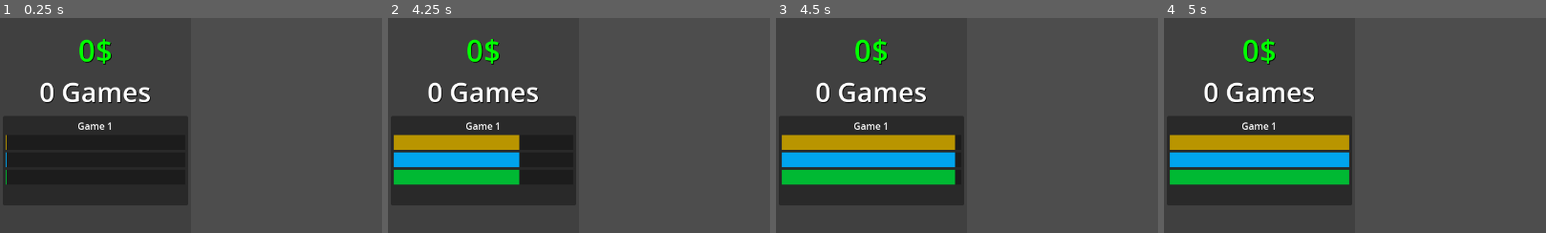
Above: before the commit, frames 1-4 (left to right).
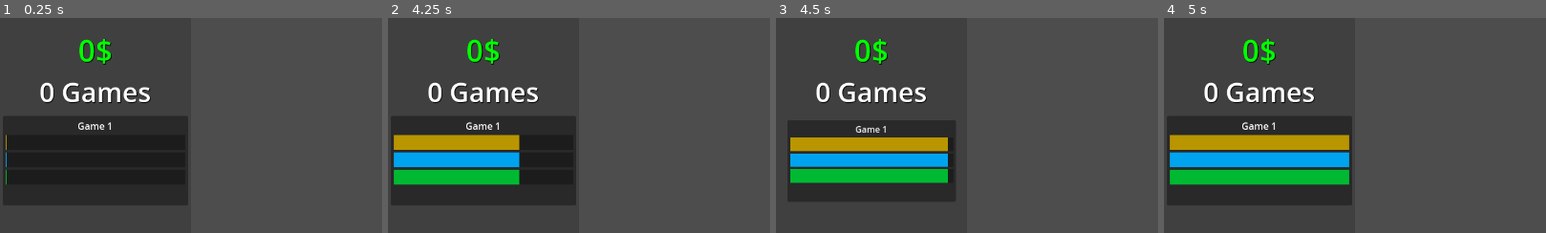
Above: after the commit, the same moments.

Repository: lolo111channel/GameDevClicker
Game: Godot game, scene res://Levels/level.tscn
Two runs of this game, one before a commit and one after it. Both use one fixed random seed, a clock stepped at 60 frames per second and the inputs below.
Inputs (mouse positions are % of the whole screen's width and height, from its top left):
- Up to frame 1 (0.25 s): no input
- Up to frame 2 (4.25 s): tap Enter at 0.5, 2, 3.5 s; move the mouse to (72, 45) at 0.52 s; tap Space (test) at 0.6, 1.25, 1.35, 2.1, 2.75, 2.85, 3.6 s; click (72, 45) at 0.67 s; move the mouse to (30, 55) at 1.27 s; click (30, 55) at 1.42 s; move the mouse to (60, 28) at 2.02 s; click (60, 28) at 2.17 s; move the mouse to (45, 70) at 2.77 s; click (45, 70) at 2.92 s; move the mouse to (80, 65) at 3.52 s; click (80, 65) at 3.67 s
- Up to frame 3 (4.5 s): tap Space (test) at 4.25, 4.35 s; move the mouse to (20, 35) at 4.27 s; click (20, 35) at 4.42 s
- Up to frame 4 (5 s): no input
The pictures show only the part of the screen within x 0-50%, y 0-50%; the shares and areas given below are measured in that part.

Frames 1-2 are identical in both runs. In frame 3, 3.7% of the frame differs, in the area x 1-49%, y 48-78%; in frame 4, nothing differs.

Commit message:
animations

Diff:
--- a/Levels/level.tscn
+++ b/Levels/level.tscn
@@ -1,11 +1,15 @@
-[gd_scene load_steps=3 format=3 uid="uid://dwg5virelbpk3"]
+[gd_scene load_steps=4 format=3 uid="uid://dwg5virelbpk3"]
 
 [ext_resource type="PackedScene" uid="uid://bgx872hy6p2j3" path="res://Scripts/Player/player.tscn" id="1_262ob"]
 [ext_resource type="PackedScene" uid="uid://6jfegpnu1t1s" path="res://Scripts/UI/ui.tscn" id="1_lyta2"]
+[ext_resource type="Script" path="res://Scripts/GameTime/GameTime.gd" id="2_fk7sv"]
 
 [node name="Level" type="Node2D"]
 
 [node name="UI" parent="." node_paths=PackedStringArray("player") instance=ExtResource("1_lyta2")]
 player = NodePath("../Player")
 
+[node name="GameTime" type="Node2D" parent="."]
+script = ExtResource("2_fk7sv")
+
 [node name="Player" parent="." instance=ExtResource("1_262ob")]
--- a/Scripts/Game/Game.gd
+++ b/Scripts/Game/Game.gd
@@ -17,11 +17,17 @@
 }
 
 
+
 func add_points(points : Dictionary) -> void:
 	if current_points != required_points:
-		current_points.design += points.design
-		current_points.art += points.art
-		current_points.programming += points.programming
+		if current_points.design < required_points.design:
+			current_points.design += points.design
+
+		if current_points.art < required_points.art:
+			current_points.art += points.art
+
+		if current_points.programming < required_points.programming:
+			current_points.programming += points.programming
 
 func is_finished_game() -> bool:
 	if current_points == required_points:
--- /dev/null
+++ b/Scripts/GameTime/GameTime.gd
@@ -0,0 +1,13 @@
+class_name GameTime extends Node2D
+
+var start_date : DateTime = DateTime.datetime({
+	year = 1970,
+	month = 1,
+	day = 1
+})
+
+func _ready() -> void:
+	print(start_date)
+
+func _process(delta) -> void:
+	pass
--- a/Scripts/UI/GameCreatorUI.gd
+++ b/Scripts/UI/GameCreatorUI.gd
@@ -3,9 +3,14 @@
 @export var player_ui : PlayerUI
 @export var grid_container : GridContainer
 @export var game_panel_scene : PackedScene
+
+@export var money_label : Label
+@export var created_games_label : Label
+
 var player : Player
 
 var created_games_amount : int = 0
+var current_money : int = 0
 
 func _ready() -> void:
 	if player_ui:
@@ -15,6 +20,15 @@
 func _process(delta) -> void:
 
 	if player != null:
+
+
+
+		current_money = lerp(current_money,player.money+1,0.5)
+		money_label.text = "%s$" % [current_money]
+
+		created_games_label.text = "%s Games" % [player.created_games.size()]
+
+
 		if created_games_amount != player.created_games.size():
 			created_games_amount = player.created_games.size()
 
--- a/Scripts/UI/MakeGamePanel.gd
+++ b/Scripts/UI/MakeGamePanel.gd
@@ -16,6 +16,12 @@
 		player = player_ui.get_player()
 
 func _process(delta) -> void:
+
+	pivot_offset = Vector2(size.x/2,size.y/2)
+
+	if grid_container:
+		grid_container.pivot_offset = Vector2(grid_container.size.x/2,grid_container.size.y/2)
+
 	if player != null:
 		if is_instance_valid(player.making_current_game):
 			var stats : Dictionary = player.making_current_game.get_stats()
@@ -42,4 +48,9 @@
 		if event.pressed:
 			if player != null:
 				if is_instance_valid(player.making_current_game):
+
+					var tween : Tween = create_tween()
+					tween.tween_property(self,"scale",Vector2(0.8,0.8),0.15)
+					tween.tween_property(self,"scale",Vector2(1,1),0.15)
+
 					player.making_game()
--- a/Scripts/UI/PlayerUI.gd
+++ b/Scripts/UI/PlayerUI.gd
@@ -1,17 +1,6 @@
 class_name PlayerUI extends CanvasLayer
 
 @export var player : Player
-
-@onready var money_label : Label = $GridContainer/GameCreator/ScrollContainer/VBoxContainer/GridContainer/MoneyLabel
-@onready var created_games_label : Label = $GridContainer/GameCreator/ScrollContainer/VBoxContainer/GridContainer/CreatedGames
-
-func _process(delta) -> void:
-
-	if player:
-		money_label.text = "%s$" % [player.money]
-		created_games_label.text = "%s Games" % [player.created_games.size()]
-
-
 
 
 func get_player() -> Player:
--- a/Scripts/UI/ui.tscn
+++ b/Scripts/UI/ui.tscn
@@ -19,7 +19,7 @@
 grow_vertical = 2
 columns = 4
 
-[node name="GameCreator" type="Panel" parent="GridContainer" node_paths=PackedStringArray("player_ui", "grid_container")]
+[node name="GameCreator" type="Panel" parent="GridContainer" node_paths=PackedStringArray("player_ui", "grid_container", "money_label", "created_games_label")]
 layout_mode = 2
 size_flags_horizontal = 3
 size_flags_vertical = 3
@@ -28,6 +28,8 @@
 player_ui = NodePath("../..")
 grid_container = NodePath("ScrollContainer/VBoxContainer/GridContainer/GamePanels")
 game_panel_scene = ExtResource("4_d4la8")
+money_label = NodePath("ScrollContainer/VBoxContainer/GridContainer/MoneyLabel")
+created_games_label = NodePath("ScrollContainer/VBoxContainer/GridContainer/CreatedGames")
 
 [node name="ScrollContainer" type="ScrollContainer" parent="GridContainer/GameCreator"]
 layout_mode = 1
